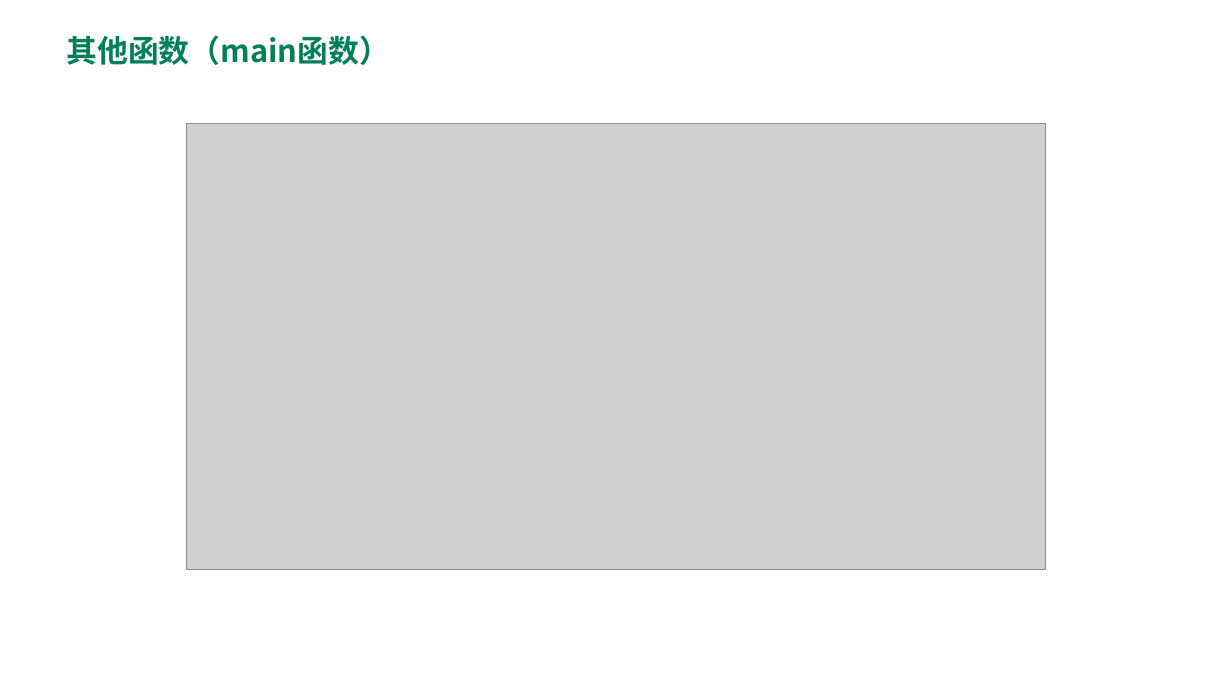
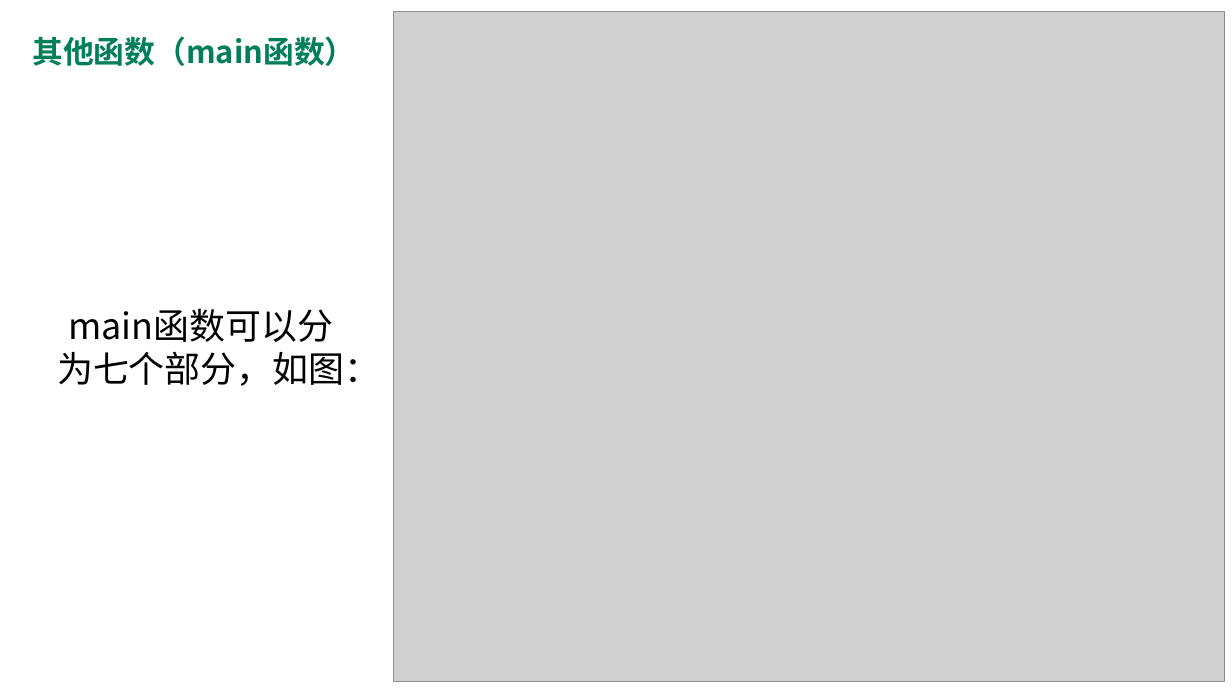
Before and after one commit to blockchaingroup4/webank, a slide deck: slide 15 of 汇报资料/Group4_脚本研读.pptx (slide 13 before the commit). Drawn at 1232x693 pixels with LibreOffice and Linux fonts; fonts in the diff are those of the drawing; grey boxes stand for pictures. Boxes give left, top, right and bottom in pixels: in the first picture for what was removed or moved away, otherwise in the second. Text is boxed around its words. In the diff, an @@ line names an element or a change of style, - is before the commit and + after.

```diff
--- a/汇报资料/Group4_脚本研读.pptx
+++ b/汇报资料/Group4_脚本研读.pptx
@@ text "其他函数（main函数）": place and size @@
-text "其他函数（main函数）" at (67, 35, 390, 65)
+text "其他函数（main函数）" at (32, 36, 355, 66)
@@ picture added at (394, 11, 1225, 682) @@
@@ picture removed at (187, 124, 1046, 569) @@
@@ rectangle added at (44, 290, 357, 403), fill #FFFFFF, outline #FFFFFF 1 pt, 28 pt, text #000000 @@
+main函数可以分为七个部分，如图：
```
Also in this commit, not shown: 5 other slides changed, 6 slides added, 2 slides removed, 22 other files.
